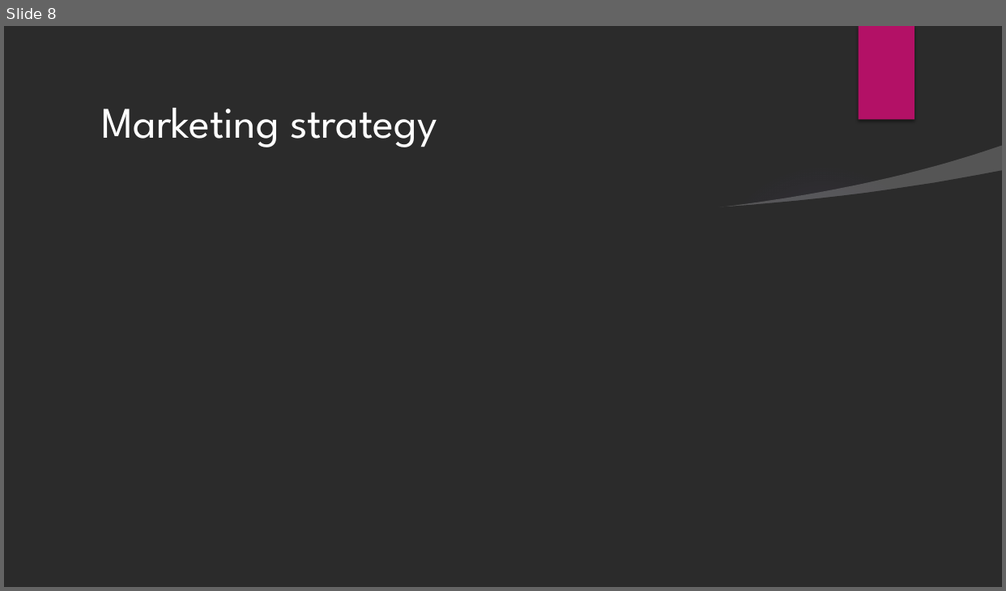
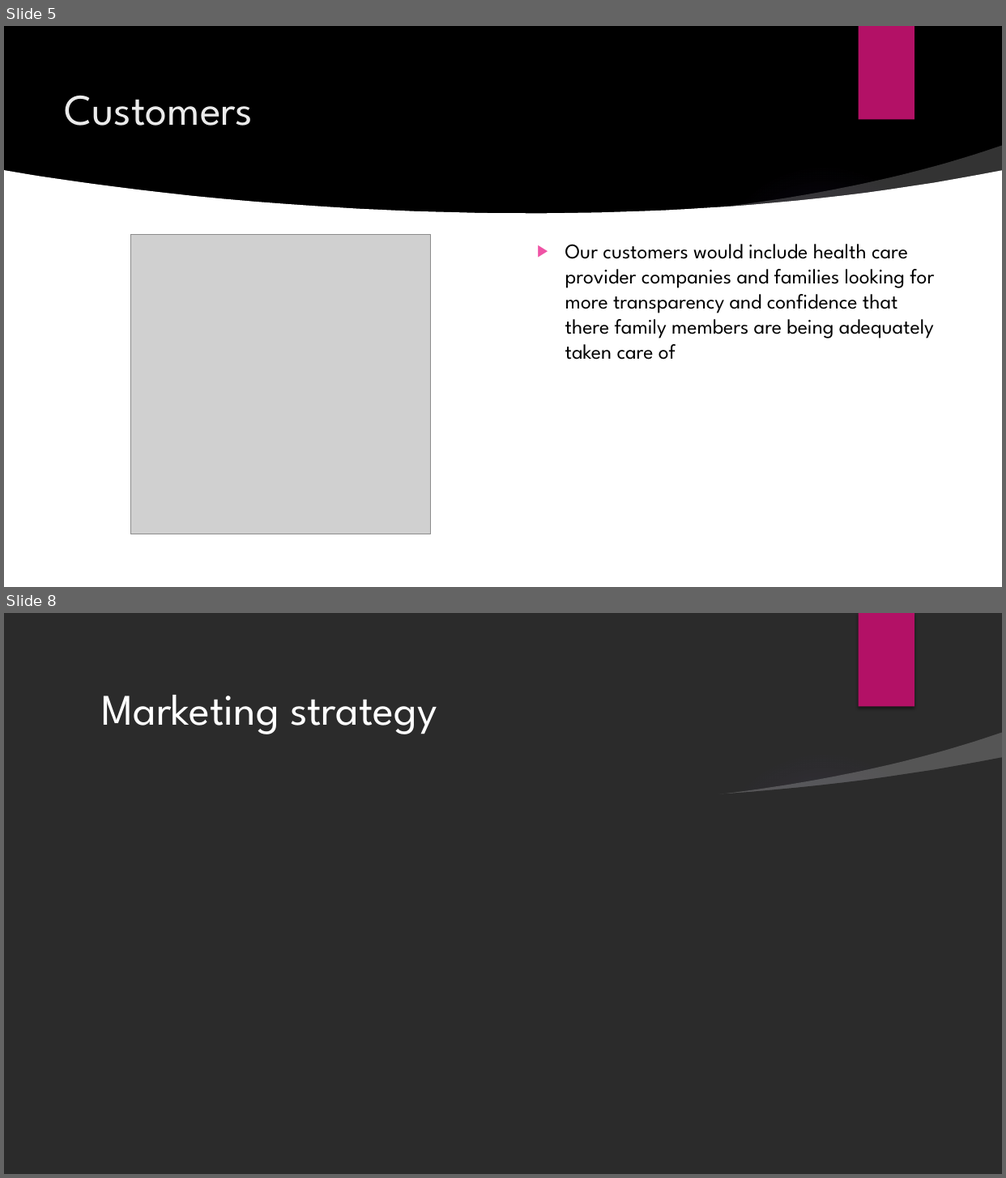
Before and after one commit to JSchuch2/AlwaysCaring, a slide deck: Presentation/AlwaysCaring.pptx. Shown one above the other, each under a label of ours: slide 8 before the commit, slides 5 and 8 after it; the slides between them are not shown. The pictures are 1006x591 and 1006x1178 pixels, drawn with LibreOffice and Linux fonts; fonts in the diff are those of the drawing; grey boxes stand for pictures; background and template pictures are left out; a plain dark background stands for a picture behind light text. Boxes give left, top, right and bottom in pixels: in the first picture for what was removed or moved away, otherwise in the second. Text is boxed around its words. In the diff, an @@ line names an element or a change of style, - is before the commit and + after.

```diff
--- a/Presentation/AlwaysCaring.pptx
+++ b/Presentation/AlwaysCaring.pptx
@@ slide 5 added at (4, 26, 1002, 587), background picture (left out); not listed: 1 template element that a slide beside it also shows @@
@@ rectangle added at (859, 26, 914, 120), fill #B31166 @@
@@ title added at (65, 95, 253, 126), 42 pt, text #EBEBEB @@
+Customers
@@ freeform shape added at (718, 146, 1002, 213), fill #FFFFFF at 20% opacity @@
@@ freeform shape added at (4, 170, 1002, 399), fill #FFFFFF @@
@@ picture added at (130, 235, 430, 535) @@
@@ text added at (565, 244, 934, 360), 20 pt, text #000000 @@
+▶ Our customers would include health care provider companies and families looking for more transparency and confidence that there family members are being adequately taken care of
@@ rectangle added at (4, 347, 1002, 587), fill #FFFFFF @@
```
Also in this commit, not shown: 4 slides changed, 4 other slides added, 5 slides removed.
